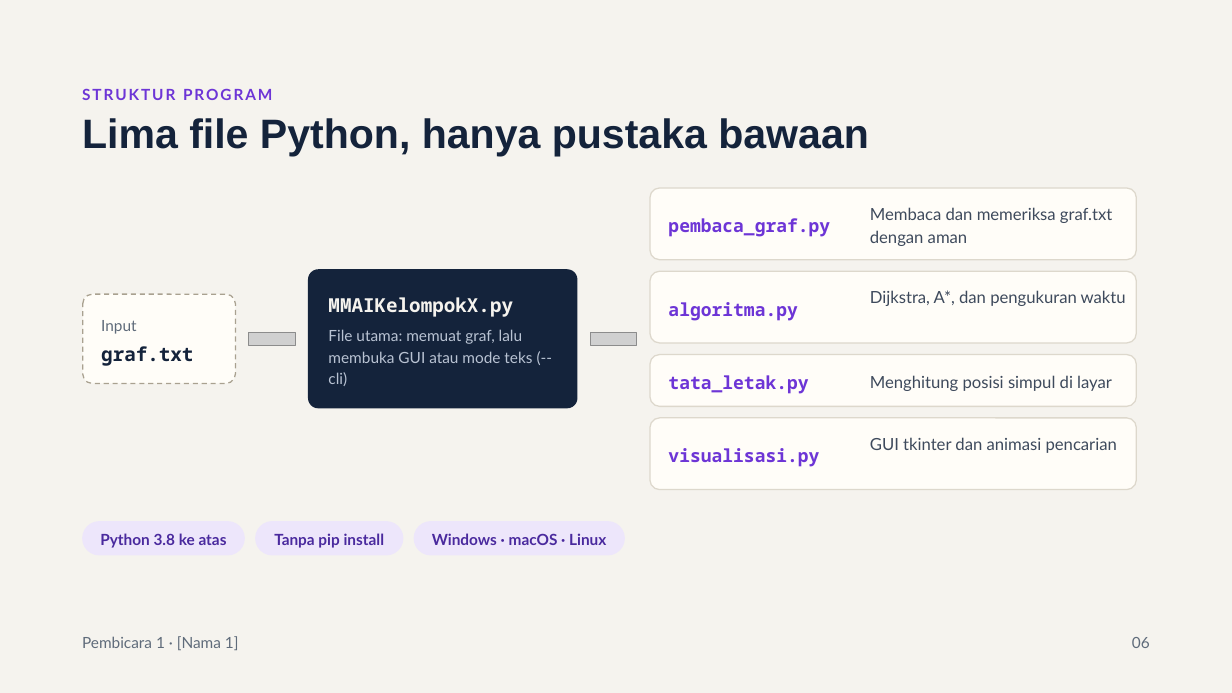
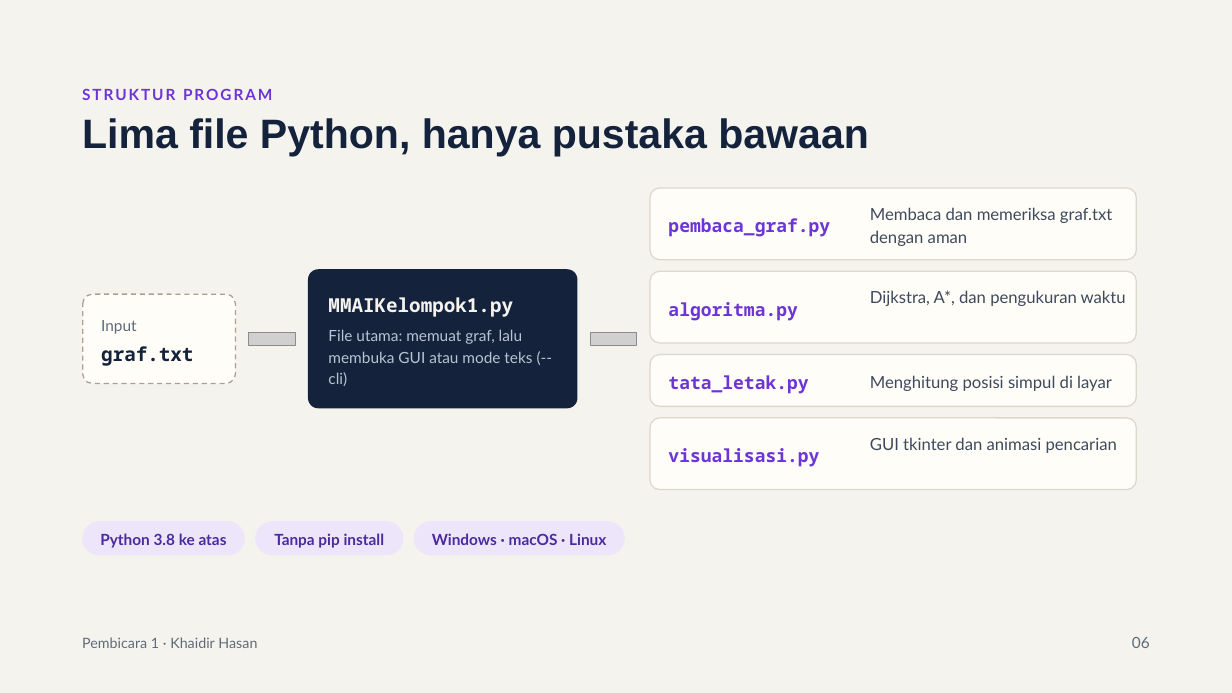
Before and after one commit to khaidir/Algoritma-Shortest-Path, a slide deck: slide 6 of Docs/Slide Presentasi Tugas 1 – Shortest Path Dijkstra vs A.pptx. Drawn at 1232x693 pixels with LibreOffice and Linux fonts; fonts in the diff are those of the drawing; grey boxes stand for pictures. Boxes give left, top, right and bottom in pixels: in the first picture for what was removed or moved away, otherwise in the second. Text is boxed around its words. In the diff, an @@ line names an element or a change of style, - is before the commit and + after.

```diff
--- a/Docs/Slide Presentasi Tugas 1 – Shortest Path Dijkstra vs A.pptx
+++ b/Docs/Slide Presentasi Tugas 1 – Shortest Path Dijkstra vs A.pptx
@@ text at box(328, 297, 513, 317): text changed @@
-MMAIKelompokX.py
+MMAIKelompok1.py
@@ text at box(82, 637, 257, 648): text changed; size 12 to 11.1 pt @@
-Pembicara 1 · [Nama 1]
+Pembicara 1 · Khaidir Hasan
```
Also in this commit, not shown: 18 other slides changed.
